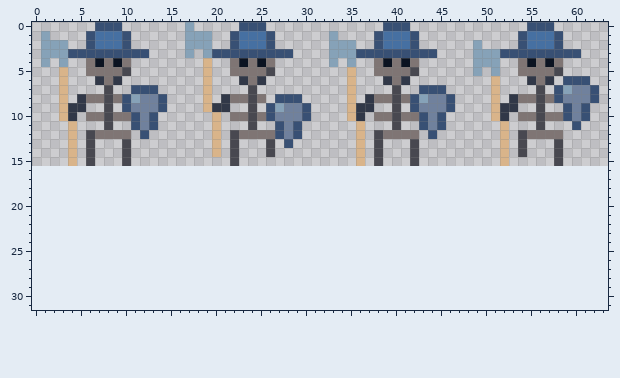
Edited in one commit: pixel-art sprite (resources/sprites/enemies/skeleton_basic_16_16.png). This is how it looked before the edit.
The file is 64x16 pixels. The old version is drawn lined up with the new one, on the new canvas.
The same view after the edit:
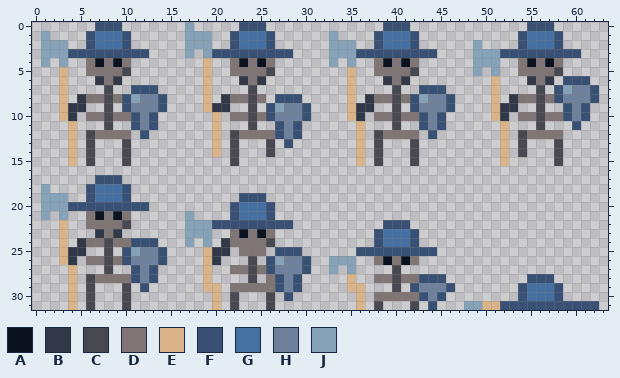
Palette (. is transparent): A #0b1321  B #313848  C #484850  D #7f7574  E #d9b48a  F #385074  G #4670a2  H #70819d  J #86a2b8
Changes in this commit:
canvas 64x16 -> 64x32
@@ x 0..63 @@
 16 ................................................................
-17 ................................................................
-18 ................................................................
-19 ................................................................
-20 ................................................................
-21 ................................................................
-22 ................................................................
-23 ................................................................
-24 ................................................................
-25 ................................................................
-26 ................................................................
-27 ................................................................
-28 ................................................................
-29 ................................................................
-30 ................................................................
-31 ................................................................
+17 .......FFF......................................................
+18 .J....FGGGF.....................................................
+19 .JJJ..FGGGF............FFF......................................
+20 .JJJFFFFFFFFF.........FGGGF.....................................
+21 .J.J..DADAD......J....FGGGF.....................................
+22 ...E..DDDDC......JJJFFFFFFFFF..........FFF......................
+23 ...E...BDB.......JJJ..DADAD...........FGGGF.....................
+24 ...E.BDDCDDFFF...J.J.BDDDDC...........FGGGF.....................
+25 ...EBB..C.FJHHF....EBB.DDD.FFF......FFFFFFFFF...................
+26 ...EB.DDCDFHHHF....EB...C.FJHHF..JJJ..DADAD.....................
+27 ....E...C..FHF.....E..DDCDFHHHF..J.J....C.......................
+28 ....E.CDDDDFHF.....E....C.DFHF.....E..DDCDDFFF.........FFF......
+29 ....E.C...C.F......EE.DDDDDFHF.....EE...C.FHHHF.......FGGGF.....
+30 ....E.C...C.........E.C...C.F.......E.DDDDDFHF........FGGGF.....
+31 ....E.C...C.........E.C...C.........E.C...C.F...JJEEFFFFFFFFFFF.
Changed places in both pictures, as pixel boxes (x1, y1, x2, y2):
added: (41, 175, 599, 310)
